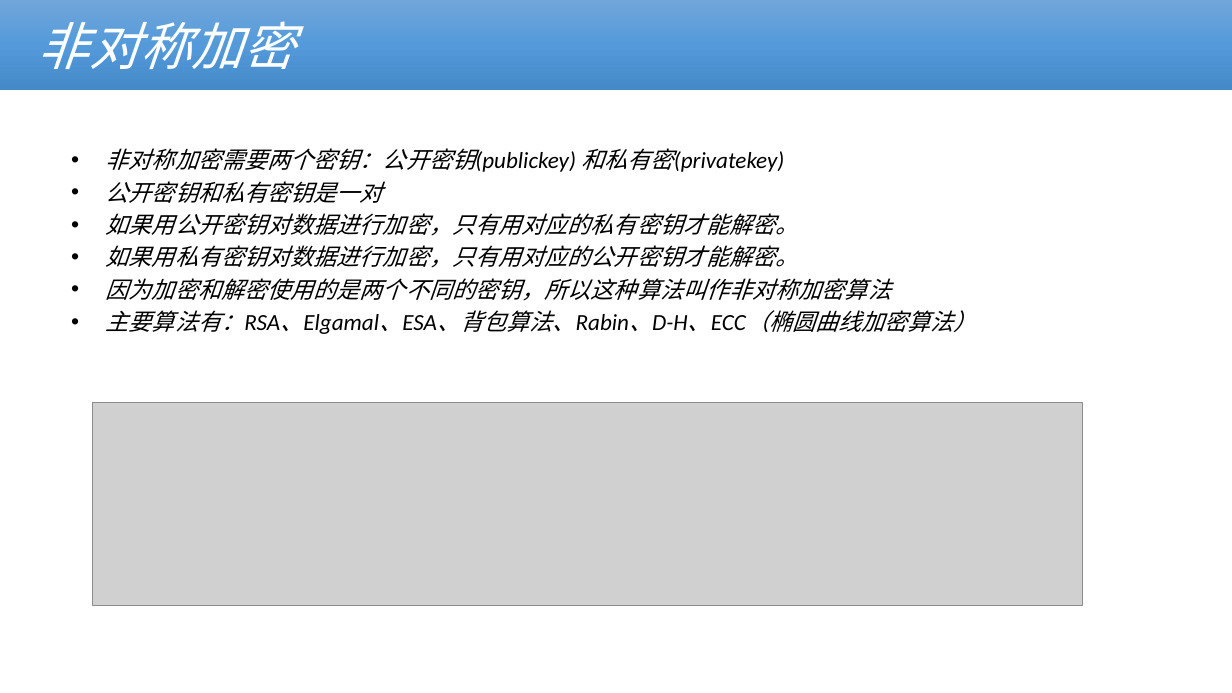
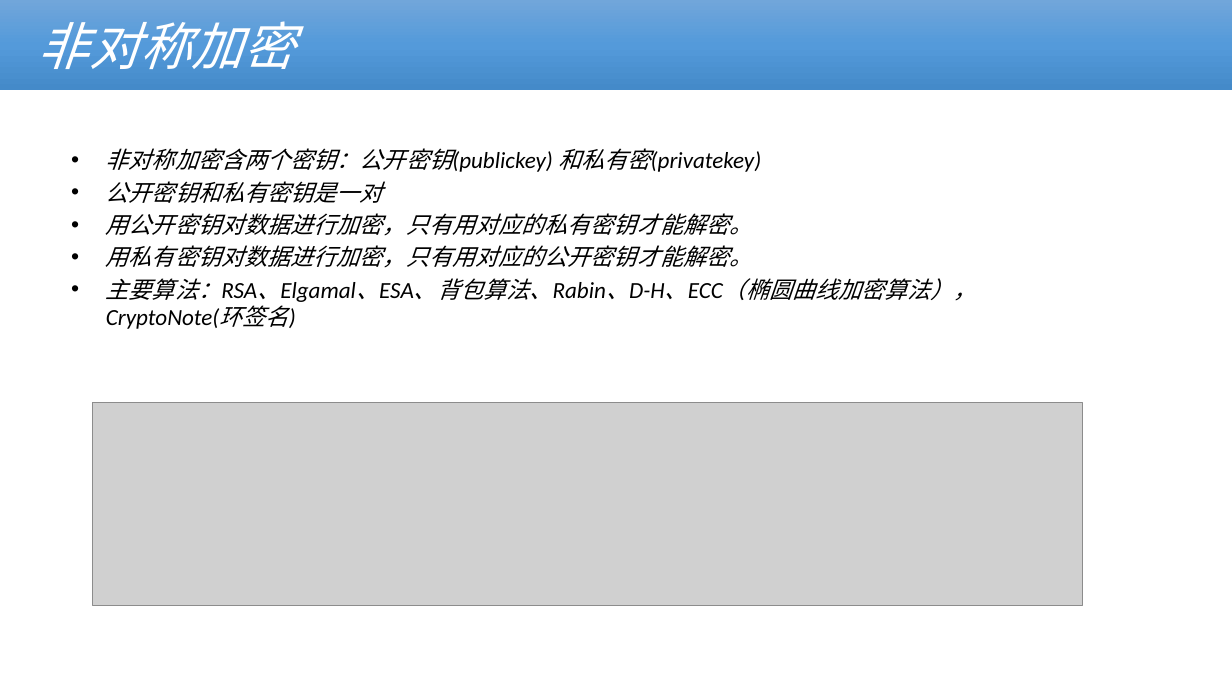
Before and after one commit to cmdpos/gaia, a slide deck: slide 9 of ppt/blockchain-dex.pptx. Drawn at 1232x693 pixels with LibreOffice and Linux fonts; fonts in the diff are those of the drawing; grey boxes stand for pictures; background and template pictures are left out. Boxes give left, top, right and bottom in pixels: in the first picture for what was removed or moved away, otherwise in the second. Text is boxed around its words. In the diff, an @@ line names an element or a change of style, - is before the commit and + after.

```diff
--- a/ppt/blockchain-dex.pptx
+++ b/ppt/blockchain-dex.pptx
@@ text at (106, 148, 762, 172): text changed @@
-• 非对称加密需要两个密钥：公开密钥(publickey) 和私有密(privatekey)
+• 非对称加密含两个密钥：公开密钥(publickey) 和私有密(privatekey)
@@ text at (106, 213, 977, 329): text changed @@
-• 如果用公开密钥对数据进行加密，只有用对应的私有密钥才能解密。
-• 如果用私有密钥对数据进行加密，只有用对应的公开密钥才能解密。
-• 因为加密和解密使用的是两个不同的密钥，所以这种算法叫作非对称加密算法
-• 主要算法有：RSA、Elgamal、ESA、背包算法、Rabin、D-H、ECC（椭圆曲线加密算法）
+• 用公开密钥对数据进行加密，只有用对应的私有密钥才能解密。
+• 用私有密钥对数据进行加密，只有用对应的公开密钥才能解密。
+• 主要算法：RSA、Elgamal、ESA、背包算法、Rabin、D-H、ECC（椭圆曲线加密算法），CryptoNote(环签名)
```
Also in this commit, not shown: 10 other slides changed, 1 slide added, 2 slides removed, 1 other file.
